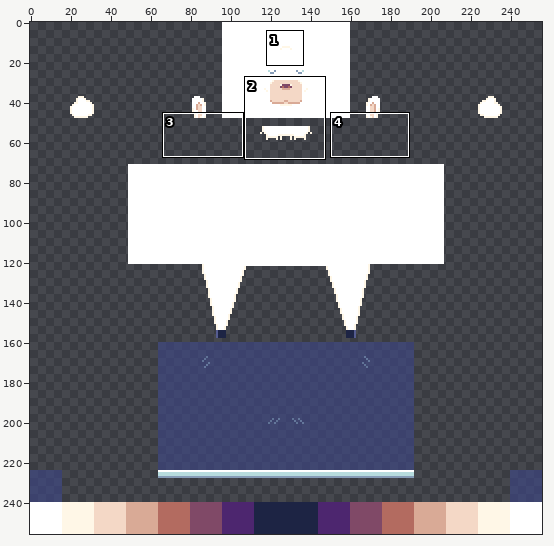
Two versions of one pixel-art file, characters/lama/materials/lama.aseprite. The first picture is a wide view before the edit; the outline marks the close-up.
Close-up. Before the edit:
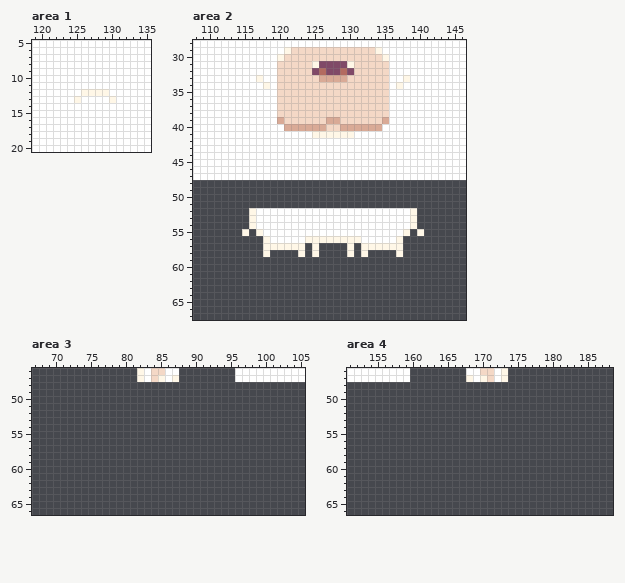
256x256 pixels, 1 frame. Shown: area 1: x 119..135, y 5..20; area 2: x 108..146, y 28..67; area 3: x 67..105, y 46..66; area 4: x 151..188, y 46..66. The commit also changed other parts of the picture, which this record leaves out.
After the commit:
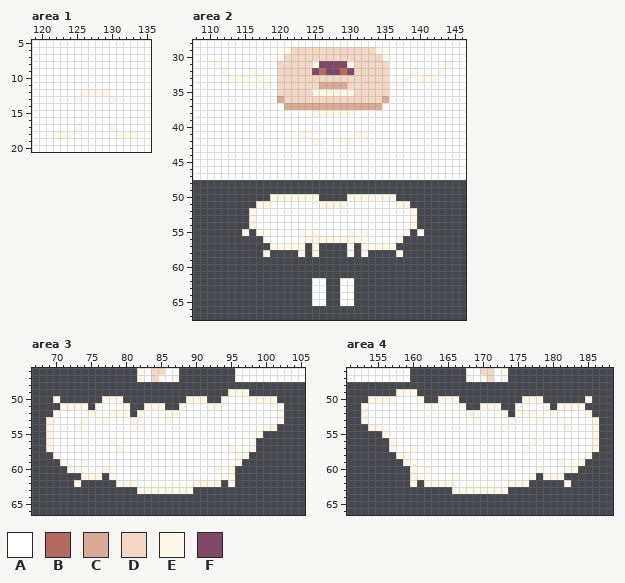
Palette (. is transparent): A #ffffff  B #b36b60  C #d9aa96  D #f4d8c6  E #fff7e7  F #804967
Diff:
Changed rows in their new state; - is an unchanged pixel.
Area 1, layer "albedo":
first column x 122:
17 ---E----E---
18 EEE------EEE
Area 2, layer "albedo":
first column x 111:
31 E--------------------------------E
32 -E---E----------------------E---E-
33 --EEE----------DDDD----------EEE--
34 ---------------CCCC---------------
35 --------------EEEEEE--------------
36 ---------C--------------C---------
37 ---------ACCCCCCCCCCCCCCA---------
38 ---------AAAAAEEEEEEAAAAA---------
39 ---------AAAAAAAAAAAAAAAA---------
40 ----------AAAAAAAAAAAAAA----------
41 ------------EEAAAAAAEE------------
42 --------------EE--EE--------------
first column x 117:
50 --EEEEEEE----EEEEEEE--
51 EEAAAAAAAEEEEAAAAAAAEE
first column x 118:
55 -----E-E----E-E-----
57 .------------------.
first column x 125:
62 AA--AA
63 AA--AA
64 AA--AA
65 AA--AA
Area 3, layer "albedo":
first column x 69:
49 --------------------------EEE-----
50 -E------EEE---------EEE--EAAAEEEE-
51 --EEEE-EAAAE--EEE--EAAAEEAAAAAAAAE
52 -EAAAAEAAEEE-EAAAEEAAAAAAAAAAAAAAE
53 EAAAAEAAEAAAEAAAAEAAAAAAAAAAAAAAAE
54 EAAAEAAAAAAAAEAAAAAAAAAAAAAAAAAEE-
55 EAAAAAAAAAAAAAAAAAAAAAAAAAAAAAE---
56 EAAAAAAAAEAAAAAAAAAAAAAAAAAAAE----
57 EAAAAAAAAAEAAAAAAAAAAAAAAAEAAE----
58 -EAAAAAAAAAAAAAAAAAAAAAAAAAEE-----
59 --EAAEAAAAAAAAAAAAAAAAAAAAAE------
60 ---EEAAAEAAAAAAAAAAAAAAAEAE-------
61 -----EEE-EAAAEAAAAAAEAAAAEE-------
62 ----E-----EEEAAAAAAAAEEEE-E-------
63 -------------EEEEEEEE-------------
Area 4, layer "albedo":
first column x 153:
49 -----EEE--------------------------
50 -EEEEAAAE--EEE---------EEE------E-
51 EAAAAAAAAEEAAAE--EEE--EAAAE-EEEE--
52 EAAAAAAAAAAAAAAEEAAAE-EEEAAEAAAAE-
53 EAAAAAAAAAAAAAAAEAAAAEAAAEAAEAAAAE
54 -EEAAAAAAAAAAAAAAAAAEAAAAAAAAEAAAE
55 ---EAAAAAAAAAAAAAAAAAAAAAAAAAAAAAE
56 ----EAAAAAAAAAAAAAAAAAAAEAAAAAAAAE
57 ----EAAEAAAAAAAAAAAAAAAEAAAAAAAAAE
58 -----EEAAAAAAAAAAAAAAAAAAAAAAAAAE-
59 ------EAAAAAAAAAAAAAAAAAAAAAEAAE--
60 -------EAEAAAAAAAAAAAAAAAEAAAEE---
61 -------EEAAAAEAAAAAAEAAAE-EEE-----
62 -------E-EEEEAAAAAAAAEEE-----E----
63 -------------EEEEEEEE-------------
